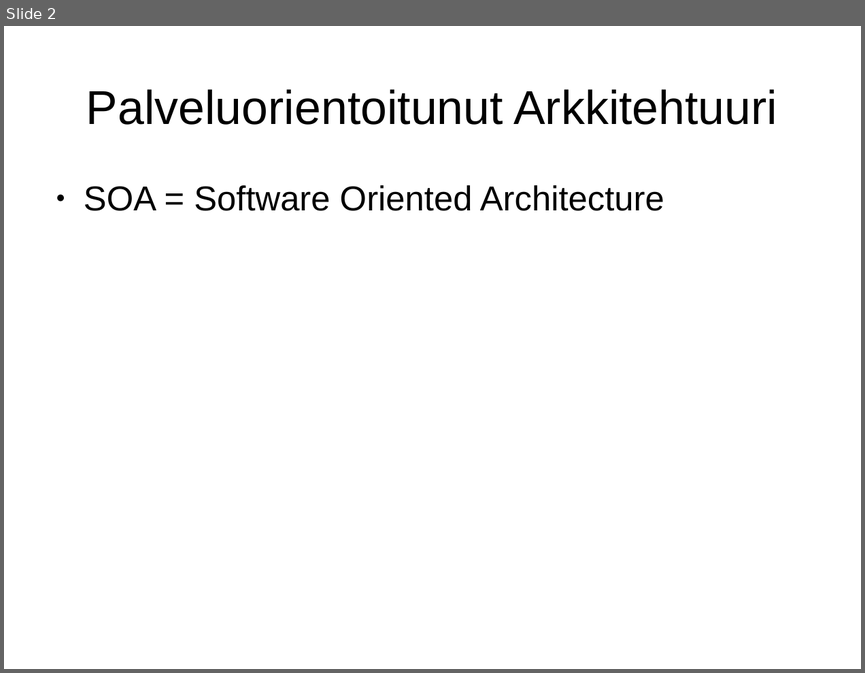
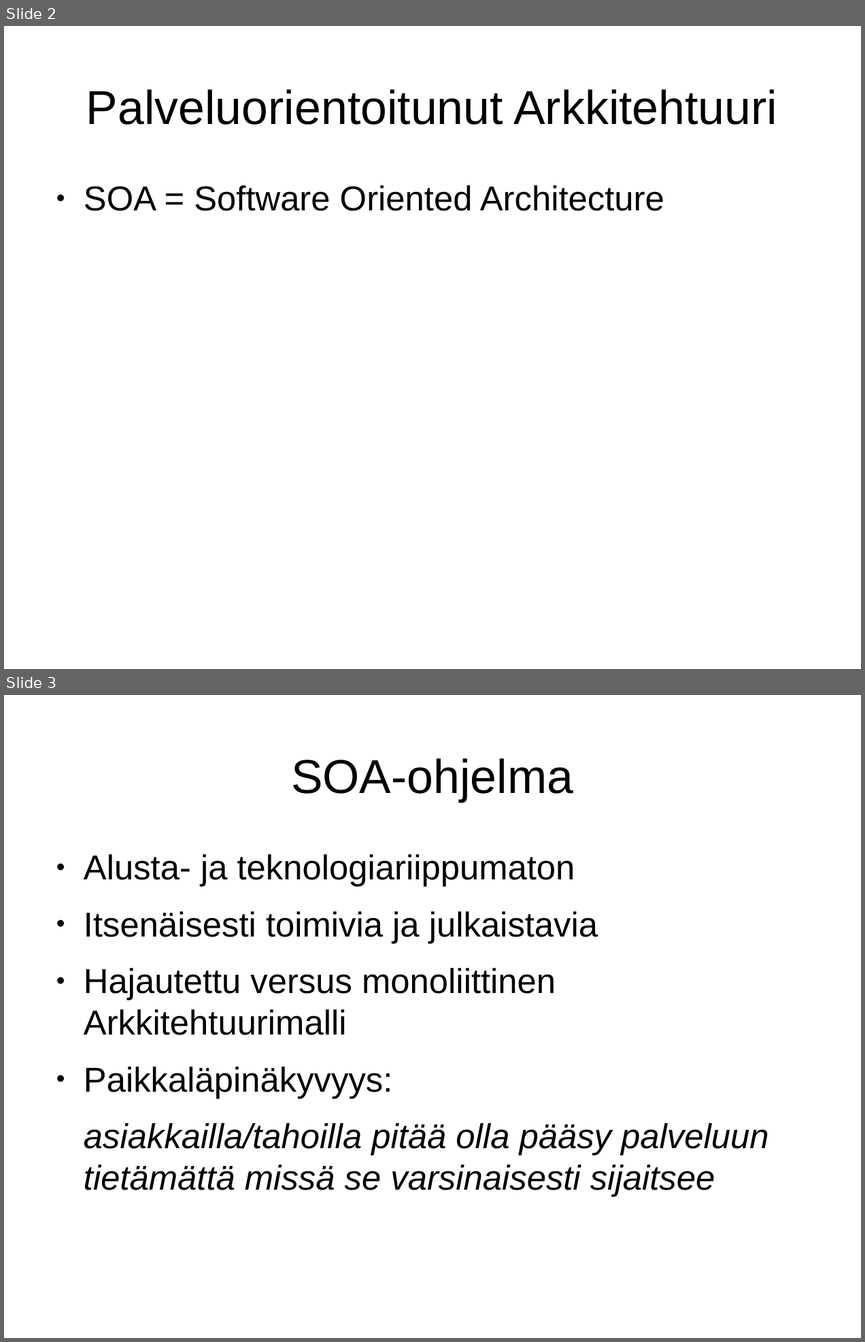
Before and after one commit to Konnila/KandiesitysToni, a slide deck: KandiEsitelma.odp. Shown one above the other, each under a label of ours: slide 2 before the commit, slides 2 and 3 after it. The pictures are 865x673 and 865x1342 pixels, drawn with LibreOffice and Linux fonts; fonts in the diff are those of the drawing. Boxes give left, top, right and bottom in pixels: in the first picture for what was removed or moved away, otherwise in the second. Text is boxed around its words. In the diff, an @@ line names an element or a change of style, - is before the commit and + after.

```diff
--- a/KandiEsitelma.odp
+++ b/KandiEsitelma.odp
@@ slide 3 added at [4, 695, 861, 1338], background #FFFFFF @@
@@ title added at [291, 758, 573, 802], 44 pt, text #000000 @@
+SOA-ohjelma
@@ text added at [84, 854, 768, 1197], 32 pt, text #000000 @@
+● Alusta- ja teknologiariippumaton
+● Itsenäisesti toimivia ja julkaistavia
+● Hajautettu versus monoliittinen Arkkitehtuurimalli
+● Paikkaläpinäkyvyys:
+asiakkailla/tahoilla pitää olla pääsy palveluun tietämättä missä se varsinaisesti sijaitsee
```
Also in this commit, not shown: 1 slide changed, 12 other slides added, 1 other file.
